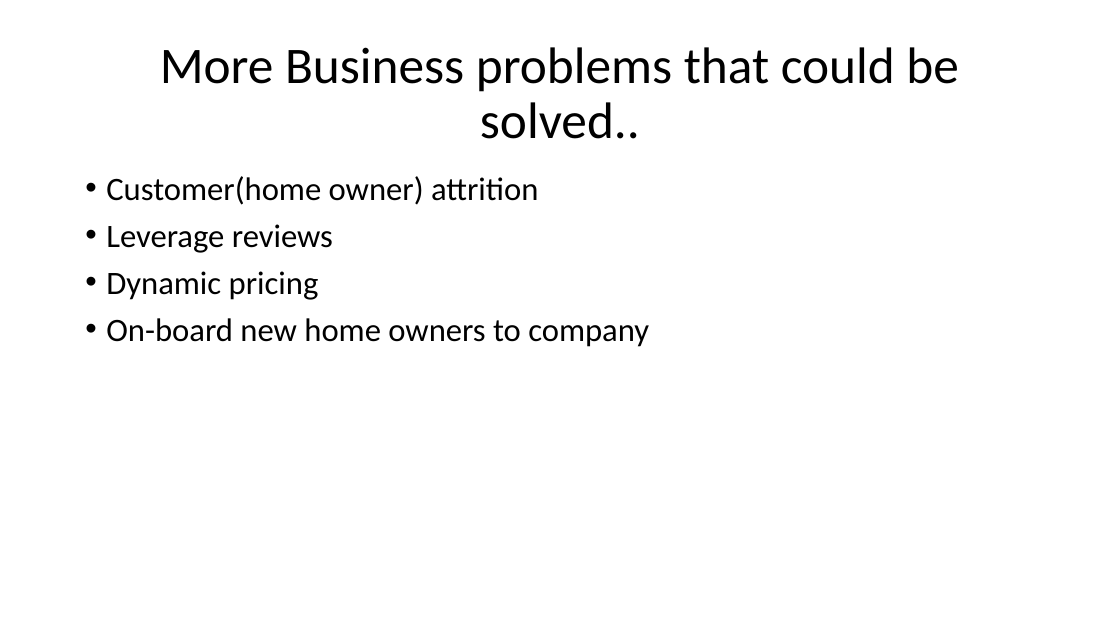
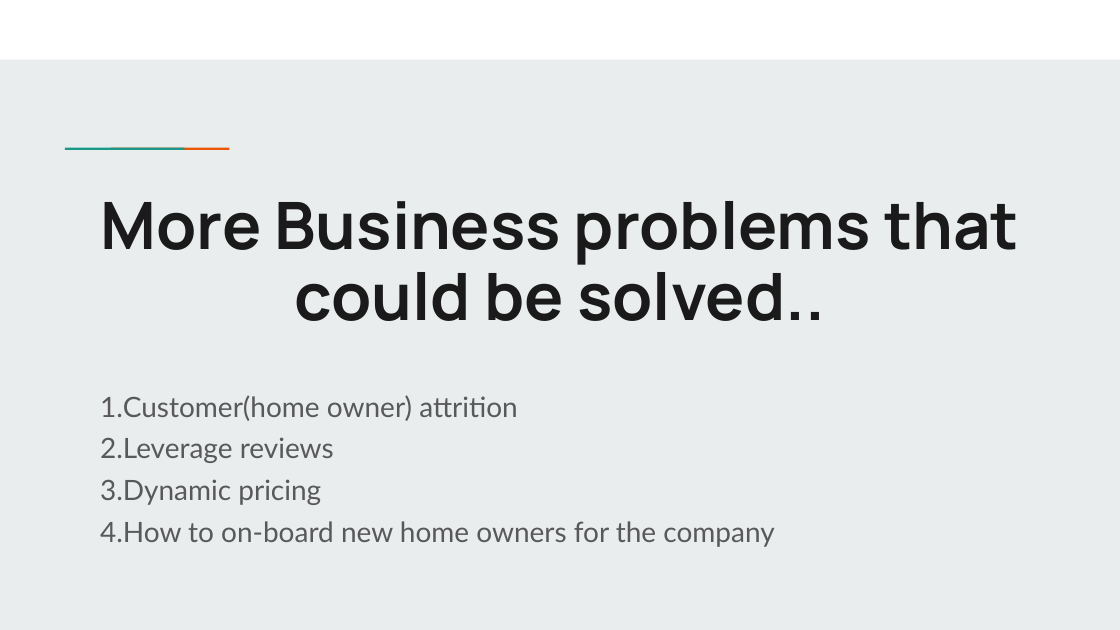
Before and after one commit to dashang/Stayze_Rent_Predicition_Hackathon, a slide deck: slide 17 of Dashang/ppt/STAYZE_final.pptx. Drawn at 1120x630 pixels with LibreOffice and Linux fonts; fonts in the diff are those of the drawing. Boxes give left, top, right and bottom in pixels: in the first picture for what was removed or moved away, otherwise in the second. Text is boxed around its words. In the diff, an @@ line names an element or a change of style, - is before the commit and + after.

```diff
--- a/Dashang/ppt/STAYZE_final.pptx
+++ b/Dashang/ppt/STAYZE_final.pptx
@@ background #FFFFFF to #E9EDEE @@
@@ rectangle added at (x1=0, y1=0, x2=1120, y2=60), fill #FFFFFF @@
@@ rectangle added at (x1=102, y1=146, x2=148, y2=152), fill #1A9988 @@
@@ rectangle added at (x1=147, y1=146, x2=193, y2=152), fill #EB5600 @@
@@ title "More Business problems that could ..." moved from (x1=160, y1=47, x2=958, y2=139) to (x1=101, y1=201, x2=1019, y2=321) @@
@@ title "More Business problems that could ..." at (x1=101, y1=201, x2=1019, y2=321): size 44 to 56 pt, font Calibri to Manrope, text colour #000000 to #1A1A1A, bold on @@
@@ subtitle "Customer(home owner) attrition" moved from (x1=106, y1=176, x2=649, y2=347) to (x1=100, y1=395, x2=774, y2=547) @@
@@ subtitle at (x1=100, y1=395, x2=518, y2=505): size 28 to 24 pt, font Calibri to Lato, text colour #000000 to #595959 in "Customer(home owner) attrition", "Leverage reviews", "Dynamic pricing"; bullet • to 1.; bullet colour #000000 to #595959 @@
@@ subtitle at (x1=100, y1=521, x2=774, y2=547): text changed; size 28 to 24 pt; font Calibri to Lato; text colour #000000 to #595959 @@
-• On-board new home owners to company
+4. How to on-board new home owners for the company
```
Also in this commit, not shown: 5 other slides changed, 12 slides added, 12 slides removed, 8 other files.
